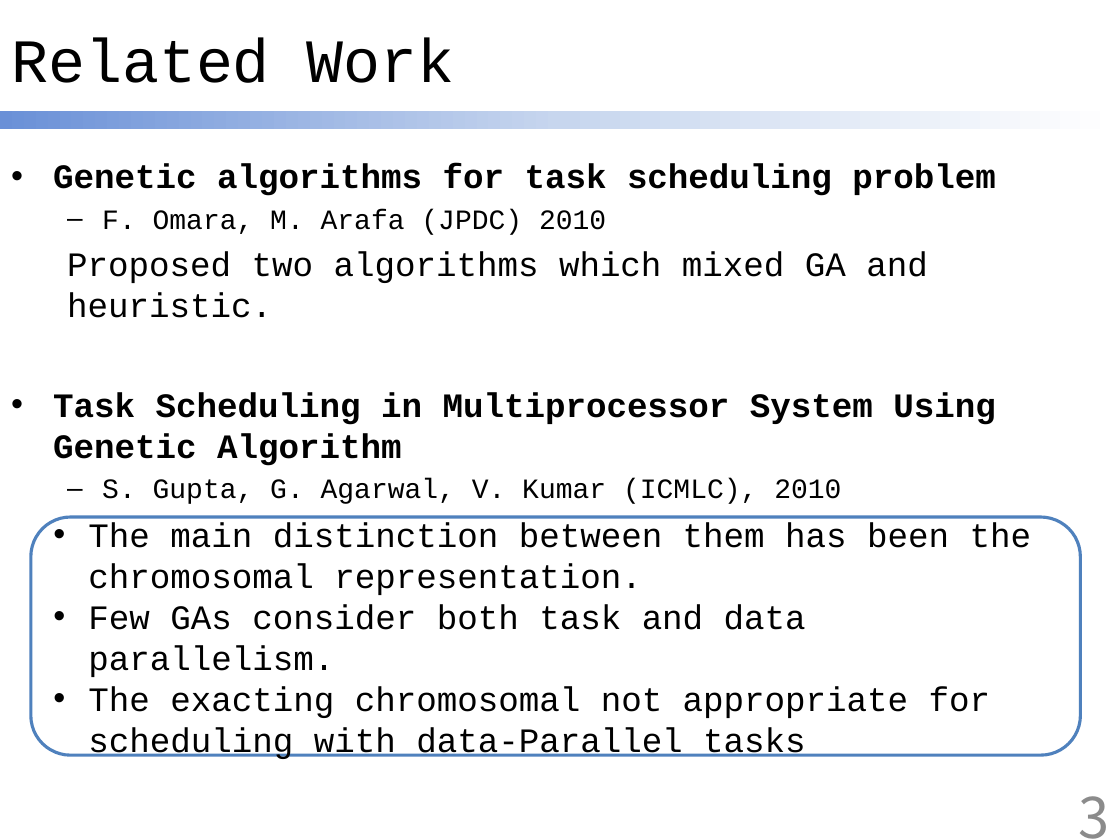
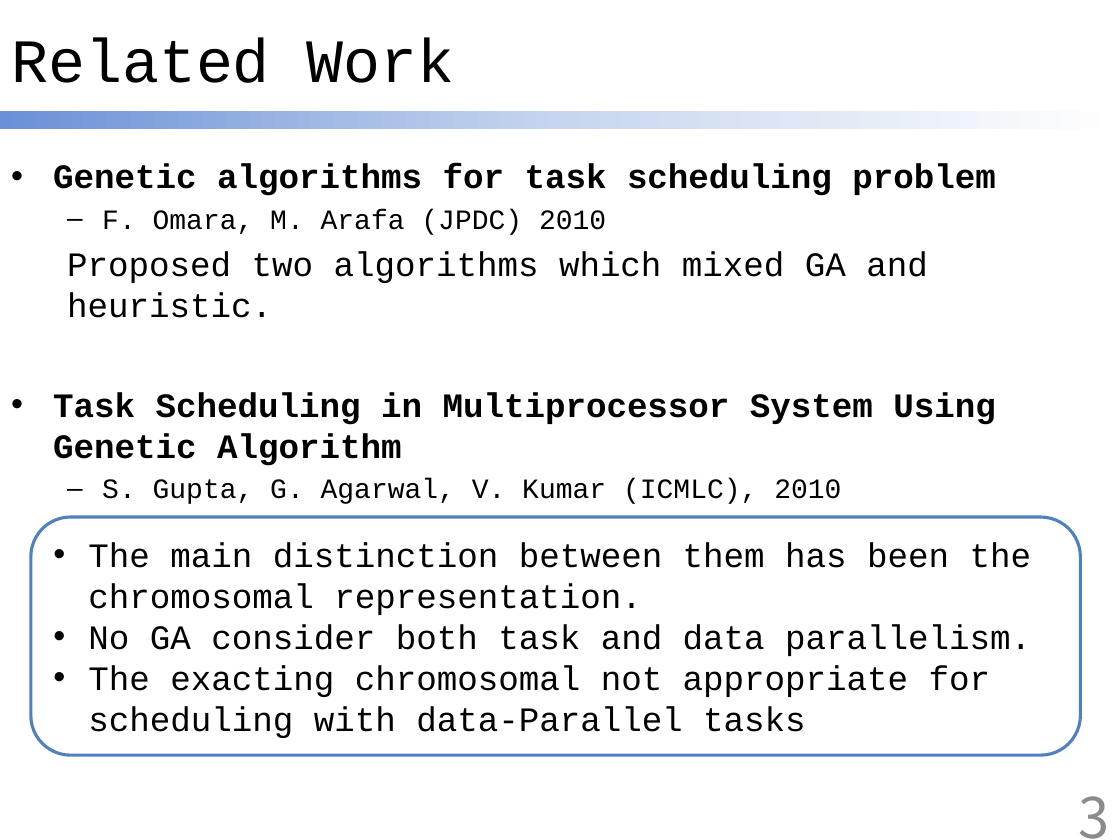
Before and after one commit to scomup/Genetic_Scheduler, a slide deck: slide 3 of ppt.pptx. Drawn at 1120x840 pixels with LibreOffice and Linux fonts; fonts in the diff are those of the drawing. Boxes give left, top, right and bottom in pixels: in the first picture for what was removed or moved away, otherwise in the second. Text is boxed around its words. In the diff, an @@ line names an element or a change of style, - is before the commit and + after.

```diff
--- a/ppt.pptx
+++ b/ppt.pptx
@@ text in rounded rectangle at box(88, 624, 1031, 656): text changed @@
-• Few GAs consider both task and data parallelism.
+• No GA consider both task and data parallelism.
```
Also in this commit, not shown: 6 other slides changed, 8 slides added, 6 slides removed.
